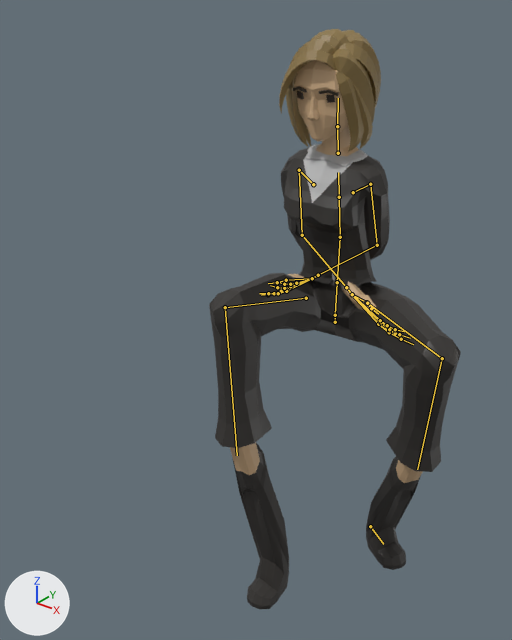
The glTF model apps/web/public/avatars/office/Suit_W.glb: old version first, new version second.
Both versions are drawn from a camera (50 mm lens) standing at (1.071, -1.81, 1.927) and looking at (-0.024, -0.441, 1.078). Every picture has the same lights, and +X, +Y and +Z are marked at lower left. The first picture is the older version. Both versions are drawn at frame 0 of the action 'Sit'; the numbers are the values there. The bones that change, and the others that lie on the model, are drawn over the model as lines.

Objects in the first picture: 'Suit_Body', 'Suit_Feet', 'Suit_Head', 'Suit_Legs'.
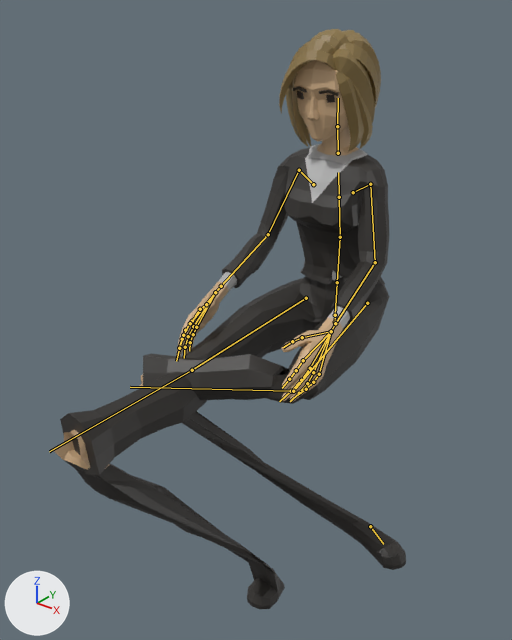
Changed parts and their boxes [x1, y1, x2, y2] in the pictures (512 x 640 px):
'Suit_Legs', posed (30% wider)
    before: [209, 273, 461, 472]
    after: [60, 276, 389, 475]
'Suit_Body', posed
    before: [281, 144, 390, 312]
    after: [176, 144, 389, 402]
'Suit_Feet', posed
    before: [230, 442, 423, 609]
    after: [51, 374, 406, 609]
bone 'UpperArm.L', root to tip
    before: (370, 184) to (377, 245)
    after: (370, 184) to (375, 262)
bone 'LowerArm.L', root to tip
    before: (377, 245) to (318, 275)
    after: (375, 262) to (335, 323)
bone 'UpperArm.R', root to tip
    before: (299, 170) to (302, 235)
    after: (299, 170) to (268, 234)
bone 'LowerArm.R', root to tip
    before: (302, 235) to (346, 287)
    after: (268, 234) to (221, 286)
bone 'UpperLeg.L', root to tip
    before: (367, 303) to (442, 358)
    after: (367, 303) to (293, 391)
bone 'LowerLeg.L', root to tip
    before: (442, 358) to (417, 469)
    after: (293, 391) to (130, 387)
bone 'UpperLeg.R', root to tip
    before: (306, 298) to (225, 307)
    after: (306, 298) to (192, 370)
bone 'LowerLeg.R', root to tip
    before: (225, 307) to (237, 455)
    after: (192, 370) to (49, 451)

Diff of the bpy script that builds the scene:
```diff
--- a/apps/web/public/avatars/office/Suit_W.glb.py
+++ b/apps/web/public/avatars/office/Suit_W.glb.py
@@ bone_upperarm_l @@
 bone_upperarm_l = bpy.data.objects['CharacterArmature'].pose.bones['UpperArm.L']  # child of 'Shoulder.L'
-bone_upperarm_l.rotation_quaternion = (0.693, -0.711, 0.083, 0.089)  # degrees (-91, 14, 0)
+bone_upperarm_l.rotation_quaternion = (0.802, -0.561, -0.082, -0.188)  # degrees (-68, -20, -13)
@@ bone_lowerarm_l @@
 bone_lowerarm_l = bpy.data.objects['CharacterArmature'].pose.bones['LowerArm.L']  # child of 'UpperArm.L'
-bone_lowerarm_l.rotation_quaternion = (0.886, -0.449, 0.007, -0.117)  # degrees (-53, -5, -12)
+bone_lowerarm_l.rotation_quaternion = (0.943, -0.029, -0.068, -0.324)  # degrees (-1, -8, -38)
@@ bone_upperarm_r @@
 bone_upperarm_r = bpy.data.objects['CharacterArmature'].pose.bones['UpperArm.R']  # child of 'Shoulder.R'
-bone_upperarm_r.rotation_quaternion = (0.719, -0.687, 0.059, -0.091)  # degrees (-87, -2, -12)
+bone_upperarm_r.rotation_quaternion = (0.783, -0.583, 0.183, 0.117)  # degrees (-74, 25, -2)
@@ bone_lowerarm_r @@
 bone_lowerarm_r = bpy.data.objects['CharacterArmature'].pose.bones['LowerArm.R']  # child of 'UpperArm.R'
-bone_lowerarm_r.rotation_quaternion = (0.792, -0.523, -0.259, 0.178)  # degrees (-71, -13, 35)
+bone_lowerarm_r.rotation_quaternion = (0.936, -0.063, -0.126, 0.323)  # degrees (-12, -11, 39)
@@ bone_upperleg_l @@
 bone_upperleg_l = bpy.data.objects['CharacterArmature'].pose.bones['UpperLeg.L']  # child of 'Body'
-bone_upperleg_l.rotation_quaternion = (0.684, -0.69, -0.102, -0.212)  # degrees (-88, -26, -9)
+bone_upperleg_l.rotation_quaternion = (0.777, -0.543, -0.112, 0.299)  # degrees (-67, 9, 36)
@@ bone_lowerleg_l @@
 bone_lowerleg_l = bpy.data.objects['CharacterArmature'].pose.bones['LowerLeg.L']  # child of 'UpperLeg.L'
-bone_lowerleg_l.rotation_quaternion = (0.602, 0.798, 0.0, 0.0)  # degrees (106, 0, 0)
+bone_lowerleg_l.rotation_quaternion = (0.572, 0.554, -0.603, 0.049)  # degrees (121, -48, -66)
@@ bone_upperleg_r @@
 bone_upperleg_r = bpy.data.objects['CharacterArmature'].pose.bones['UpperLeg.R']  # child of 'Body'
-bone_upperleg_r.rotation_quaternion = (0.613, -0.771, 0.108, 0.134)  # degrees (-103, 20, 0)
+bone_upperleg_r.rotation_quaternion = (0.765, -0.574, 0.158, 0.245)  # degrees (-70, 31, 13)
@@ bone_lowerleg_r @@
 bone_lowerleg_r = bpy.data.objects['CharacterArmature'].pose.bones['LowerLeg.R']  # child of 'UpperLeg.R'
-bone_lowerleg_r.rotation_quaternion = (0.622, 0.783, 0.0, 0.0)  # degrees (103, 0, 0)
+bone_lowerleg_r.rotation_quaternion = (0.976, -0.137, 0.151, -0.07)  # degrees (-18, 16, -11)
```
